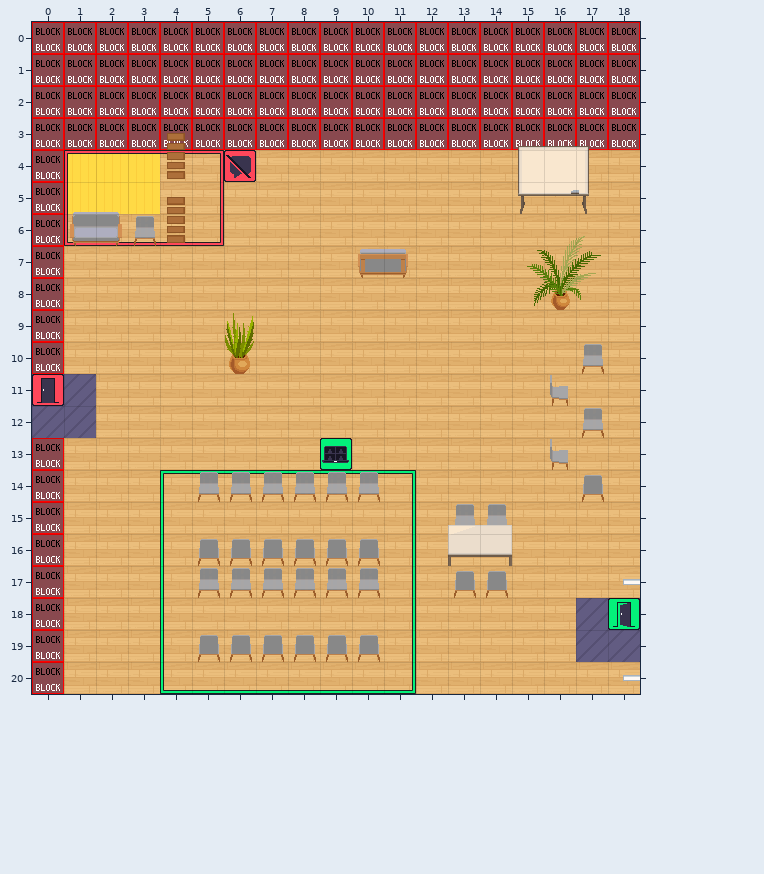
Two states of a Tiled map (JSON), campus.tmj. Above is the file before it was changed.
Cells are 32x32 px. Shown: x 0..18, y 0..20.
New version:
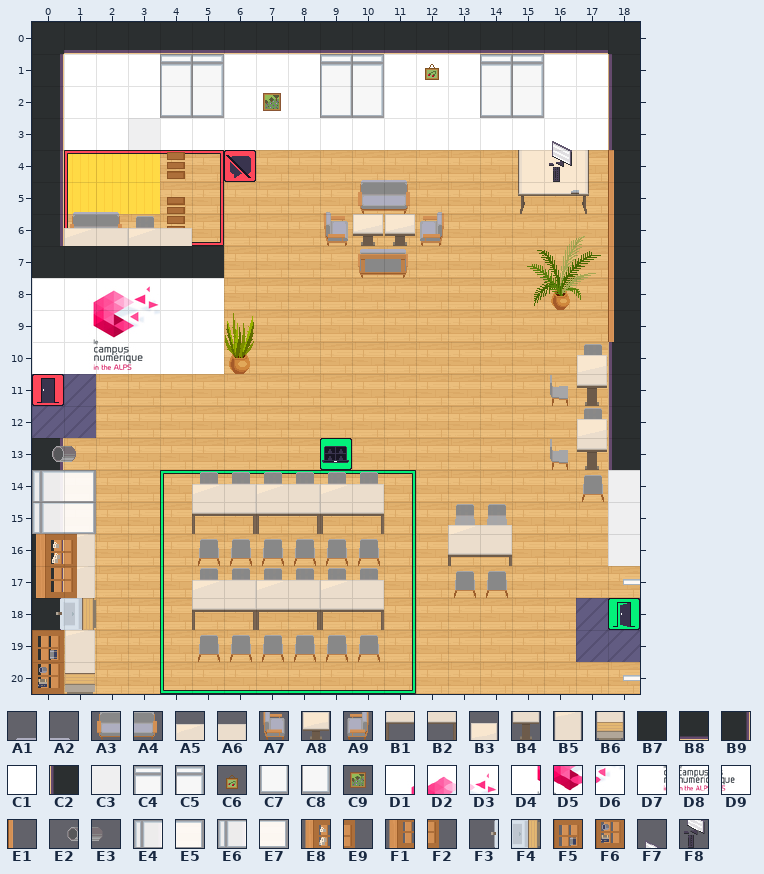
Key: from "Chunk 1": A1 51, A2 52, A3 53, A4 54, A5 63, A6 64, A7 65, A8 66, A9 67, B1 68, B2 69, B3 70, B4 71, B5 72, B6 73, B7 74, B8 75, B9 76, C1 77, C2 78, C3 79, C4 80, C5 81, C6 82, C7 83, C8 84, C9 85, D1 86, D2 87, D3 88, D4 89, D5 90, D6 91, D7 92, D8 93, D9 94, E1 95 turned 180, E2 96 turned 270, E3 97 turned 270, E4 98 turned 270, E5 99 turned 270, E6 100 turned 270, E7 101 turned 270, E8 102 turned 270, E9 103 turned 270, F1 104 turned 270, F2 105 turned 270, F3 106 turned 270, F4 107 turned 270, F5 108 turned 270, F6 109 turned 270, F7 110, F8 111.
__ is an empty cell.
See-through tiles are keyed as they look on the map.
What changed:
Changed rows in their new state; .. is an unchanged cell.
Layer "composants/Meubles arrière plan":
first column x 1:
 4 .. .. .. .. .. .. .. .. .. A1 A2 ..
 5 .. .. .. .. .. .. .. .. .. A3 A4 ..
 6 A5 A6 A5 A6 .. .. .. .. A7 A8 A8 A9
first column x 1:
10 .. .. .. .. .. .. .. .. .. .. .. .. .. .. .. .. B3
11 .. .. .. .. .. .. .. .. .. .. .. .. .. .. .. .. B4
12 .. .. .. .. .. .. .. .. .. .. .. .. .. .. .. .. B3
13 .. .. .. .. .. .. .. .. .. .. .. .. .. .. .. .. B4
14 .. .. .. .. A5 A6 A5 A6 A5 A6 .. .. .. .. .. .. ..
15 .. .. .. .. B1 B2 B1 B2 B1 B2 .. .. .. .. .. .. ..
16 B5 .. .. .. .. .. .. .. .. .. .. .. .. .. .. .. ..
17 B5 .. .. .. A5 A6 A5 A6 A5 A6 .. .. .. .. .. .. ..
18 .. .. .. .. B1 B2 B1 B2 B1 B2 .. .. .. .. .. .. ..
19 B5 .. .. .. .. .. .. .. .. .. .. .. .. .. .. .. ..
20 B6 .. .. .. .. .. .. .. .. .. .. .. .. .. .. .. ..
Layer "Murs/Murs1":
first column x 0:
 0 B7 B8 B8 B8 B8 B8 B8 B8 B8 B8 B8 B8 B8 B8 B8 B8 B8 B8 B7
 1 B9 C1 C1 C1 .. .. C1 C1 C1 .. .. C1 C1 C1 .. .. C1 C1 C2
 2 B9 C1 C1 C1 .. .. C1 C1 C1 .. .. C1 C1 C1 .. .. C1 C1 C2
 3 B9 C1 C1 C3 C1 C1 C1 C1 C1 C1 C1 C1 C1 C1 C1 C1 C1 C1 C2
 4 B9 .. .. .. .. .. .. .. .. .. .. .. .. .. .. .. .. .. C2
 5 B9 .. .. .. .. .. .. .. .. .. .. .. .. .. .. .. .. .. C2
 6 B9 .. .. .. .. .. .. .. .. .. .. .. .. .. .. .. .. .. C2
 7 B7 B7 B7 B7 B7 B7 .. .. .. .. .. .. .. .. .. .. .. .. C2
 8 C1 .. .. .. C1 C1 .. .. .. .. .. .. .. .. .. .. .. .. C2
 9 C1 .. .. .. C1 C1 .. .. .. .. .. .. .. .. .. .. .. .. C2
10 C1 .. .. .. C1 C1 .. .. .. .. .. .. .. .. .. .. .. .. C2
11 .. .. .. .. .. .. .. .. .. .. .. .. .. .. .. .. .. .. C2
12 .. .. .. .. .. .. .. .. .. .. .. .. .. .. .. .. .. .. C2
13 B9 .. .. .. .. .. .. .. .. .. .. .. .. .. .. .. .. .. C2
14 B9 .. .. .. .. .. .. .. .. .. .. .. .. .. .. .. .. .. C3
15 B9 .. .. .. .. .. .. .. .. .. .. .. .. .. .. .. .. .. C3
16 B9 .. .. .. .. .. .. .. .. .. .. .. .. .. .. .. .. .. C3
17 B9 .. .. .. .. .. .. .. .. .. .. .. .. .. .. .. .. .. ..
18 B9 .. .. .. .. .. .. .. .. .. .. .. .. .. .. .. .. .. ..
19 B9 .. .. .. .. .. .. .. .. .. .. .. .. .. .. .. .. .. ..
20 B9 .. .. .. .. .. .. .. .. .. .. .. .. .. .. .. .. .. ..
Layer "Murs/Murs2":
first column x 4:
 1 C4 C5 .. .. .. C4 C5 .. C6 .. C4 C5
 2 C7 C8 .. C9 .. C7 C8 .. .. .. C7 C8
first column x 1:
 8 D1 D2 D3
 9 D4 D5 D6
10 D7 D8 D9
Layer "Meubles bis":
first column x 18:
 4 E1
 5 E1
 6 E1
 7 E1
 8 E1
 9 E1
first column x 0:
13 E2 E3
14 E4 E5
15 E6 E7
16 E8 E9
17 F1 F2
18 F3 F4
19 F5 ..
20 F6 ..
Layer "composants pc":
first column x 16:
 3 F7
 4 F8
Boxes around the changes in both pictures, in picture pixels (x1, y1, x2, y2):
added: (32, 22, 640, 694)
